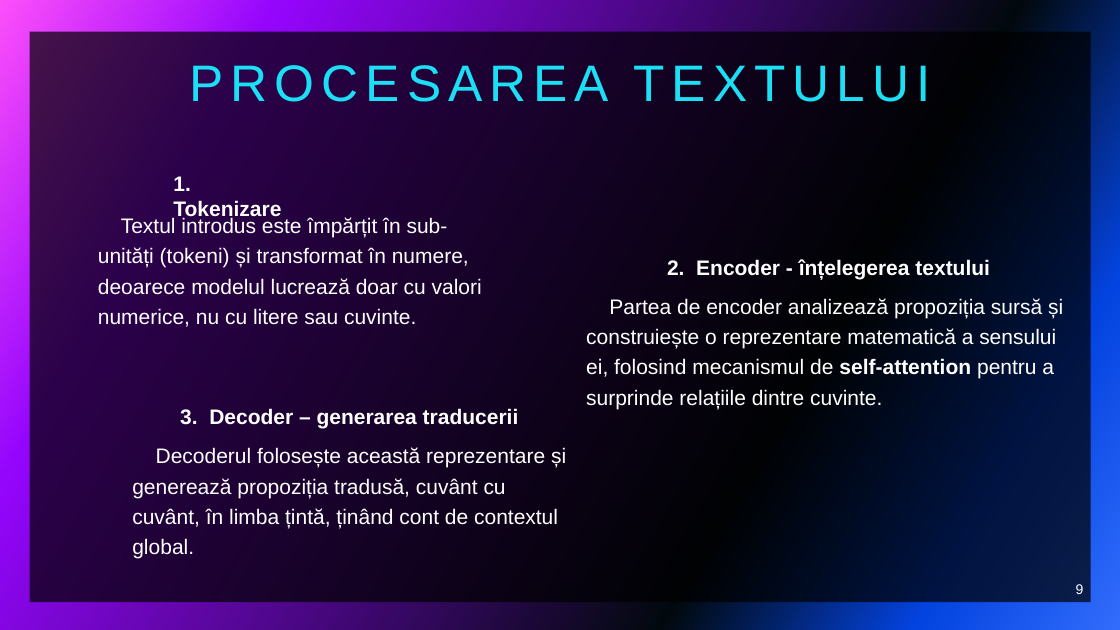
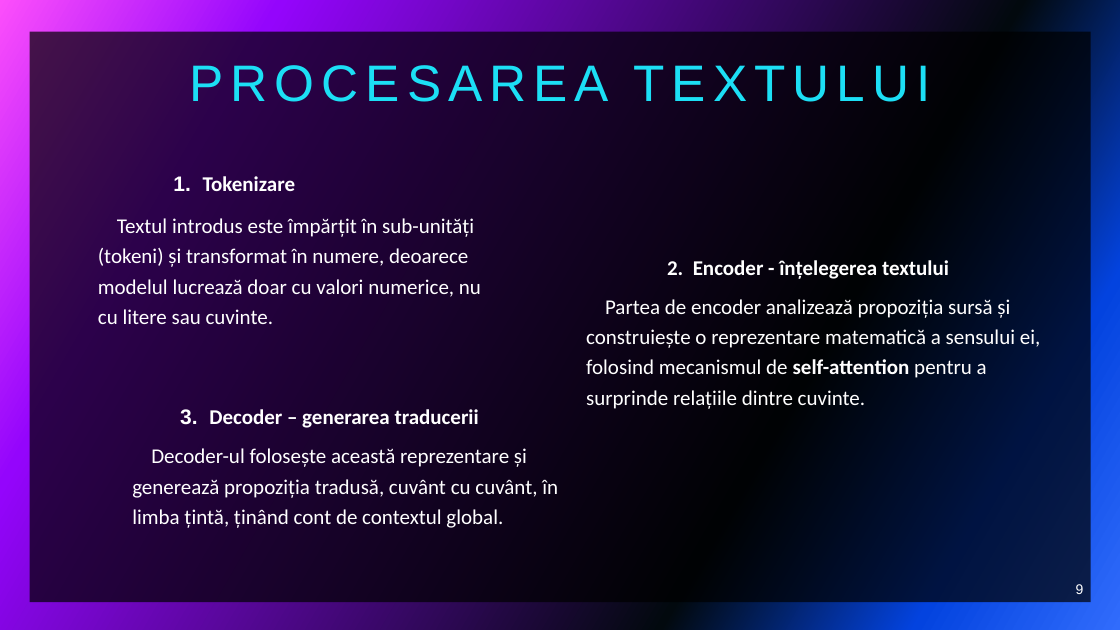
Before and after one commit to MateiDariusIonut/Translator-App, a slide deck: slide 9 of docs/Aplicație traducere.pptx. Drawn at 1120x630 pixels with LibreOffice and Linux fonts; fonts in the diff are those of the drawing. Boxes give left, top, right and bottom in pixels: in the first picture for what was removed or moved away, otherwise in the second. Text is boxed around its words. In the diff, an @@ line names an element or a change of style, - is before the commit and + after.

```diff
--- a/docs/Aplicație traducere.pptx
+++ b/docs/Aplicație traducere.pptx
@@ text "1. Tokenizare" at (173, 176, 296, 191): font Arial to Calibri in "Tokenizare" @@
@@ font Arial to Calibri in 4 elements at (98, 218, 481, 324), (586, 299, 1040, 409), (667, 260, 949, 279), (180, 409, 479, 428) @@
@@ text at (132, 448, 558, 528): text changed; font Arial to Calibri @@
-Decoderul folosește această reprezentare și generează propoziția tradusă, cuvânt cu cuvânt, în limba țintă, ținând cont de contextul global.
+Decoder-ul folosește această reprezentare și generează propoziția tradusă, cuvânt cu cuvânt, în limba țintă, ținând cont de contextul global.
```
Also in this commit, not shown: 3 other slides changed.
